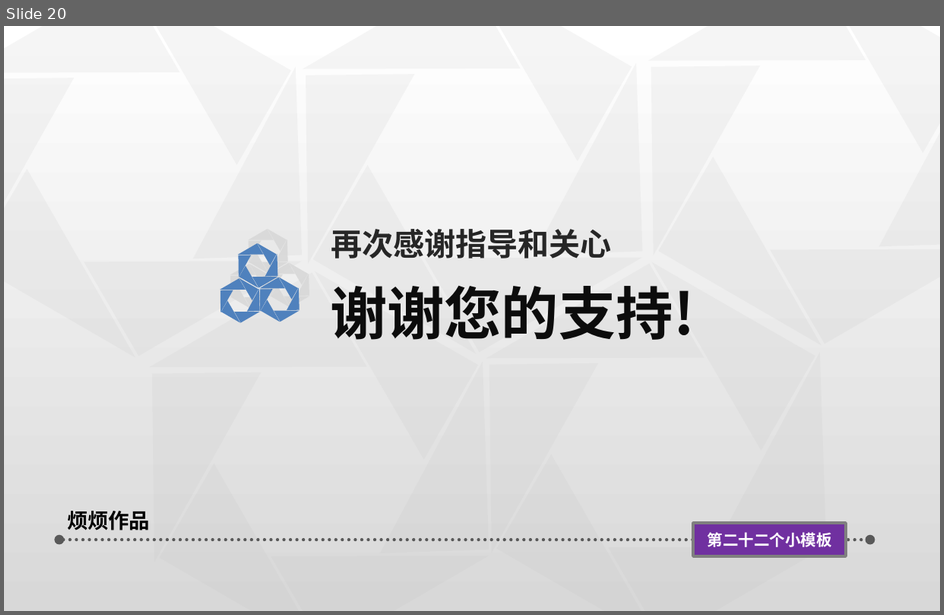
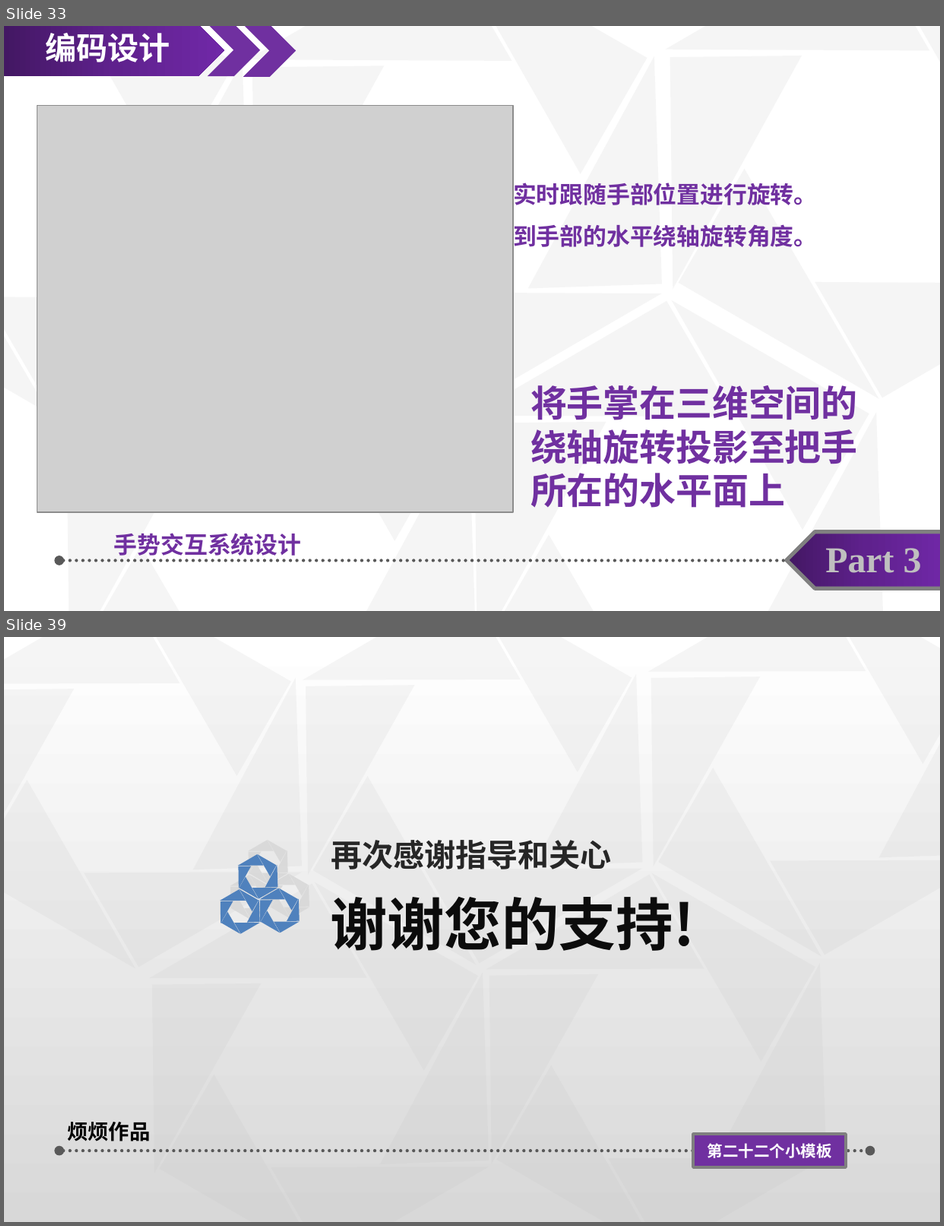
Before and after one commit to taixihuase/LeapMotion, a slide deck: Assets/Documents/毕业设计答辩.pptx. Shown one above the other, each under a label of ours: slide 20 before the commit, slides 33 and 39 after it; the slides between them are not shown. The pictures are 944x615 and 944x1226 pixels, drawn with LibreOffice and Linux fonts; fonts in the diff are those of the drawing; grey boxes stand for pictures. Boxes give left, top, right and bottom in pixels: in the first picture for what was removed or moved away, otherwise in the second. Text is boxed around its words. In the diff, an @@ line names an element or a change of style, - is before the commit and + after.

```diff
--- a/Assets/Documents/毕业设计答辩.pptx
+++ b/Assets/Documents/毕业设计答辩.pptx
@@ slide 33 added at (4,26,940,611), background #FFFFFF @@
@@ group added at (4,26,940,611): 29 right triangles @@
@@ pentagon arrow added at (4,26,224,77), fill gradient #431764 to #5F218E to #7128A8, 24 pt, text #FFFFFF, bold @@
+编码设计
@@ chevron added at (207,26,259,77), fill #7030A0 @@
@@ chevron added at (243,26,296,77), fill #7030A0 @@
@@ picture added at (37,106,513,513) @@
@@ text added at (45,180,817,252), 18 pt, text #7030A0, bold @@
+当手达成组合条件后拉动冰箱门，门把手需要实时跟随手部位置进行旋转。
+由于门只会在水平面绕门轴转动，因而需要得到手部的水平绕轴旋转角度。
@@ text added at (531,385,858,508), 28 pt, text #7030A0, bold @@
+将手掌在三维空间的绕轴旋转投影至把手所在的水平面上
@@ text added at (114,533,301,560), 18 pt, text #7030A0, bold @@
+手势交互系统设计
@@ pentagon arrow added at (787,531,940,588), fill gradient #431764 to #5F218E to #7128A8, outline #808080 3 pt, 28 pt, text #BFBFBF, bold @@
+Part 3
@@ double arrow added from (59, 560) to (870, 560), #595959 2.5 pt dashed @@
@@ what was slide 20 is now slide 39 @@
```
Also in this commit, not shown: 5 slides changed, 20 other slides added, 2 slides removed, 1 other file.
